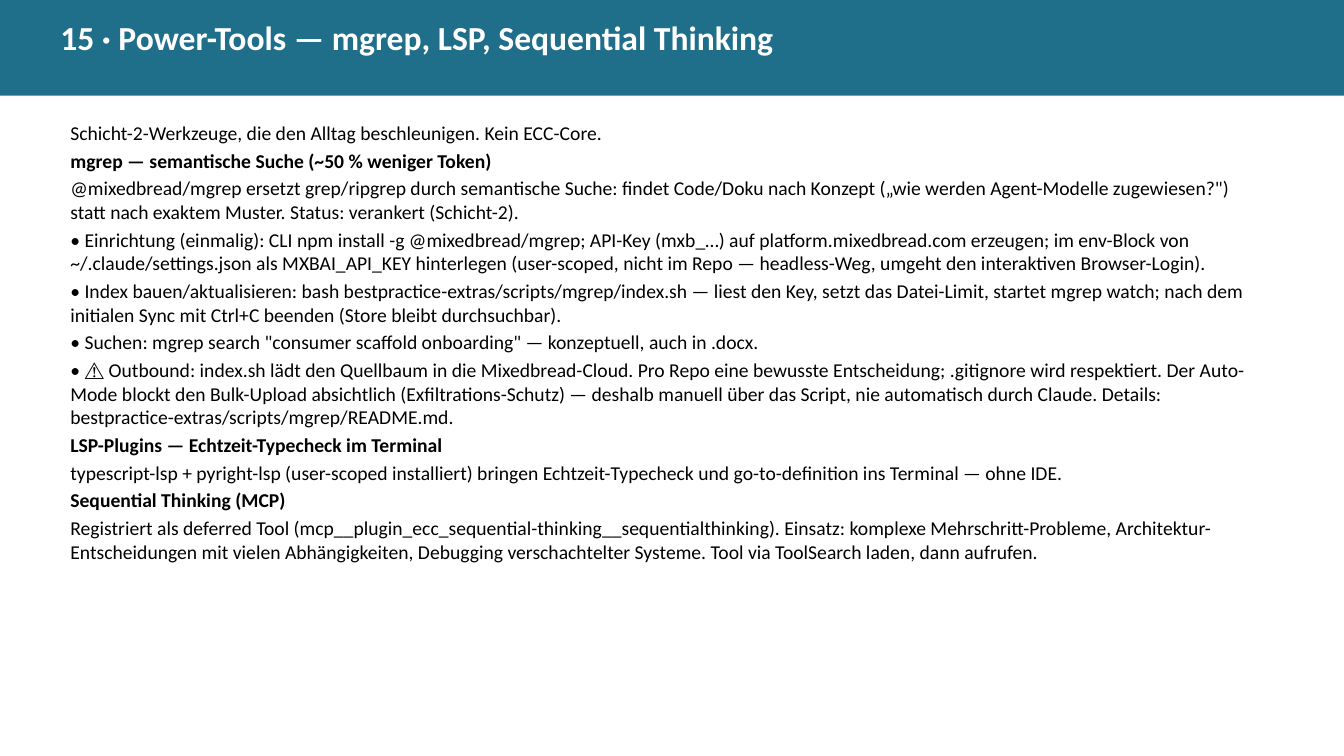
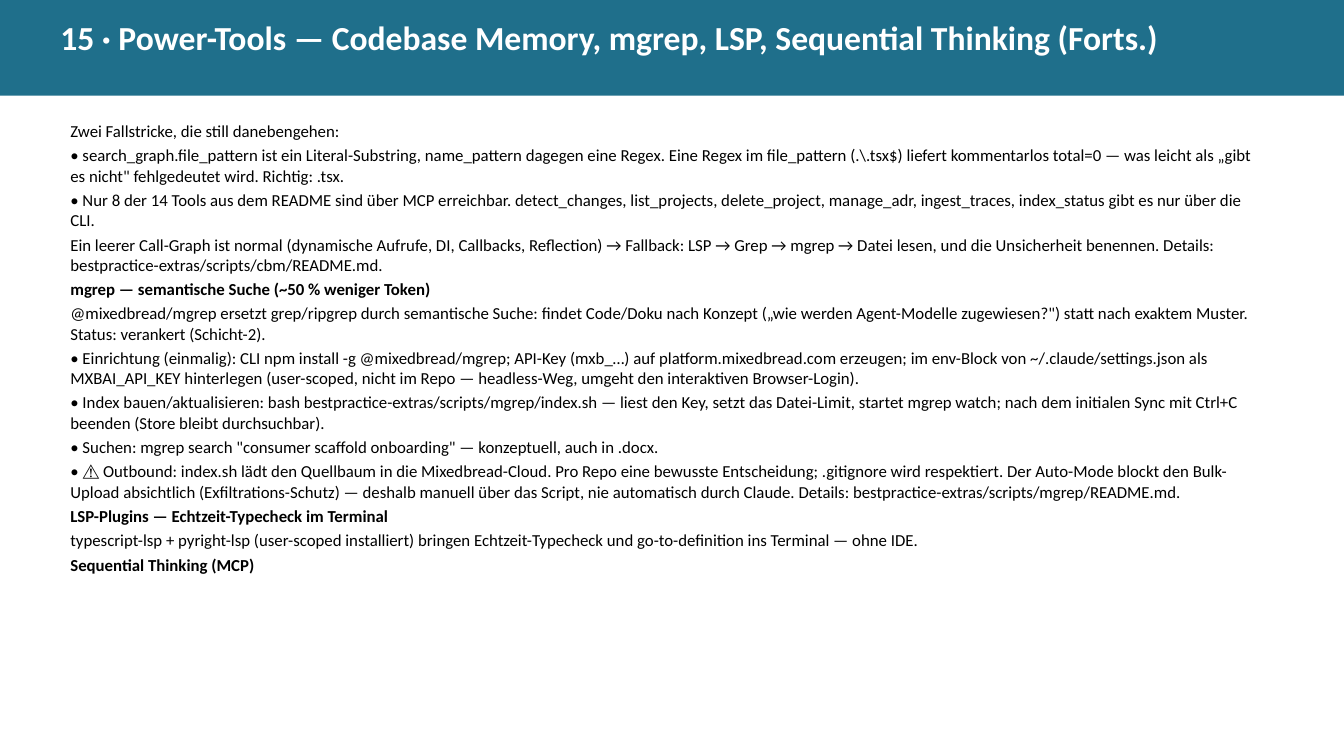
Before and after one commit to Paulee8155/Claude-Code-BestPractice, a slide deck: slide 23 of docs/ECC-Harness-Guide.de.pptx (slide 22 before the commit). Drawn at 1344x756 pixels with LibreOffice and Linux fonts; fonts in the diff are those of the drawing. Boxes give left, top, right and bottom in pixels: in the first picture for what was removed or moved away, otherwise in the second. Text is boxed around its words. In the diff, an @@ line names an element or a change of style, - is before the commit and + after.

```diff
--- a/docs/ECC-Harness-Guide.de.pptx
+++ b/docs/ECC-Harness-Guide.de.pptx
@@ text at (60, 25, 1158, 56): text changed @@
-15 · Power-Tools — mgrep, LSP, Sequential Thinking
+15 · Power-Tools — Codebase Memory, mgrep, LSP, Sequential Thinking (Forts.)
@@ text at (70, 125, 1251, 274): text changed; size 14 to 12 pt @@
-Schicht-2-Werkzeuge, die den Alltag beschleunigen. Kein ECC-Core.
+Zwei Fallstricke, die still danebengehen:
+• search_graph.file_pattern ist ein Literal-Substring, name_pattern dagegen eine Regex. Eine Regex im file_pattern (.\.tsx$) liefert kommentarlos total=0 — was leicht als „gibt es nicht" fehlgedeutet wird. Richtig: .tsx.
+• Nur 8 der 14 Tools aus dem README sind über MCP erreichbar. detect_changes, list_projects, delete_project, manage_adr, ingest_traces, index_status gibt es nur über die CLI.
+Ein leerer Call-Graph ist normal (dynamische Aufrufe, DI, Callbacks, Reflection) → Fallback: LSP → Grep → mgrep → Datei lesen, und die Unsicherheit benennen. Details: bestpractice-extras/scripts/cbm/README.md.
@@ text at (70, 282, 1248, 574): size 14 to 12 pt in "mgrep — semantische Suche (~50 % weniger ...", "@mixedbread/mgrep ersetzt grep/ripgrep durch semantische Suc ...", "• Einrichtung (einmalig): CLI npm install -g ...", "• Index bauen/aktualisieren: bash bestpractice-extras/script ..." and 5 more places @@
@@ text at (70, 521, 1211, 563): paragraph removed @@
-Registriert als deferred Tool (mcp__plugin_ecc_sequential-thinking__sequentialthinking). Einsatz: komplexe Mehrschritt-Probleme, Architektur-Entscheidungen mit vielen Abhängigkeiten, Debugging verschachtelter Systeme. Tool via ToolSearch laden, dann aufrufen.
```
Also in this commit, not shown: 8 other slides changed, 2 slides added, 10 other files.
